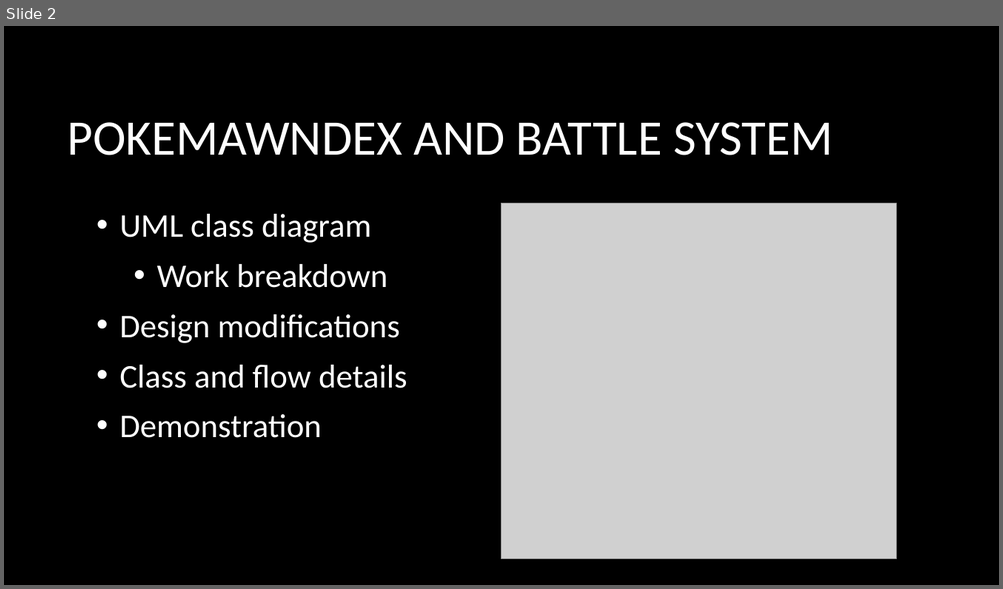
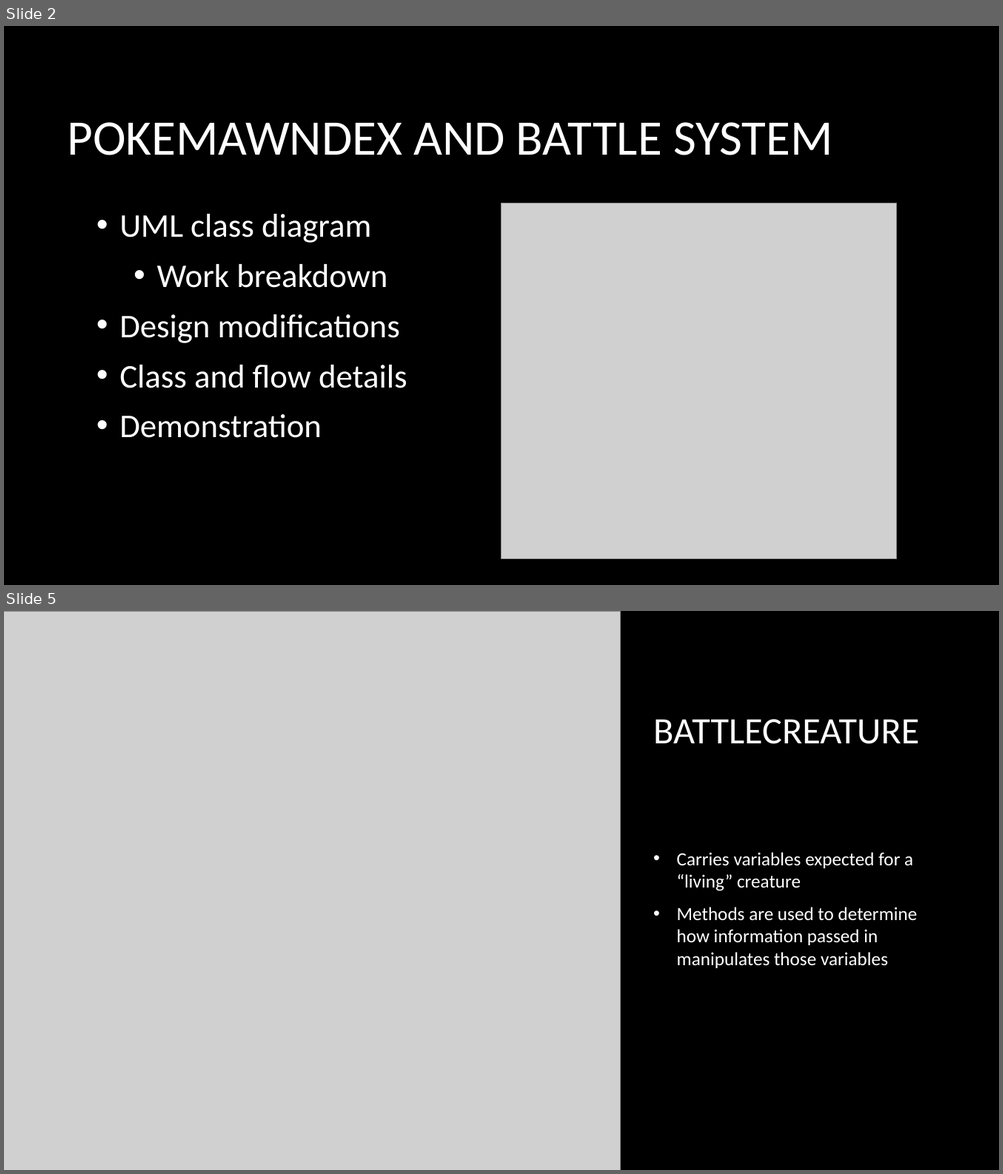
Before and after one commit to Folrig/GAM-53_SystemsFinal, a slide deck: PokemawnFinalPresentation.pptx. Shown one above the other, each under a label of ours: slide 2 before the commit, slides 2 and 5 after it; the slides between them are not shown. The pictures are 1003x589 and 1003x1174 pixels, drawn with LibreOffice and Linux fonts; fonts in the diff are those of the drawing; grey boxes stand for pictures; background and template pictures are left out. Boxes give left, top, right and bottom in pixels: in the first picture for what was removed or moved away, otherwise in the second. Text is boxed around its words. In the diff, an @@ line names an element or a change of style, - is before the commit and + after.

```diff
--- a/PokemawnFinalPresentation.pptx
+++ b/PokemawnFinalPresentation.pptx
@@ slide 5 added at [4,611,999,1170], background picture (left out) @@
@@ picture added at [4,611,620,1170] @@
@@ title added at [653,719,919,744], 36 pt, text #FFFFFF @@
+BATTLECREATURE
@@ text added at [677,852,917,968], 18 pt, text #FFFFFF @@
+• Carries variables expected for a “living” creature
+• Methods are used to determine how information passed in manipulates those variables
```
Also in this commit, not shown: 1 slide changed, 7 other slides added, 12 other files.
